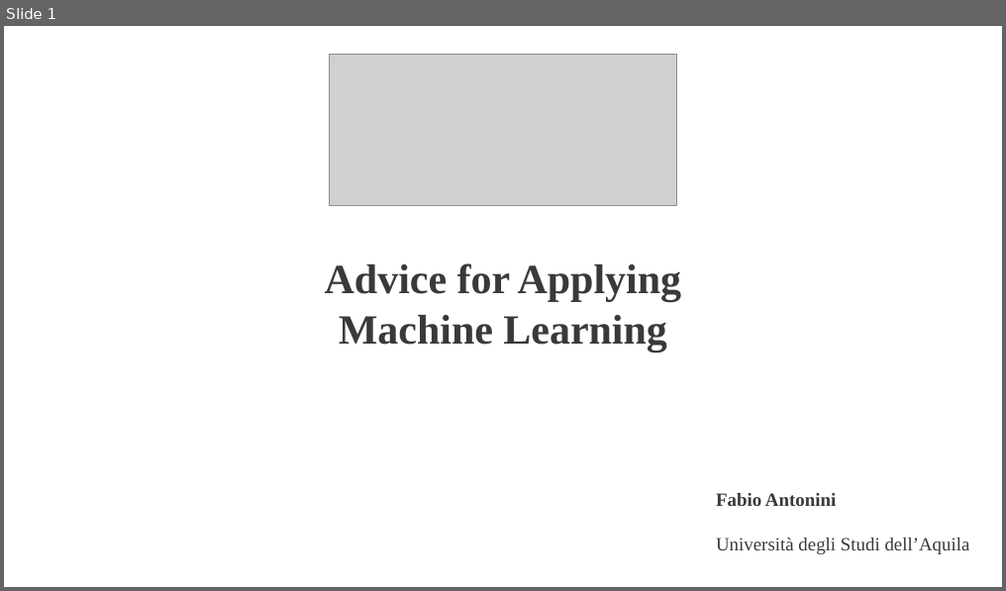
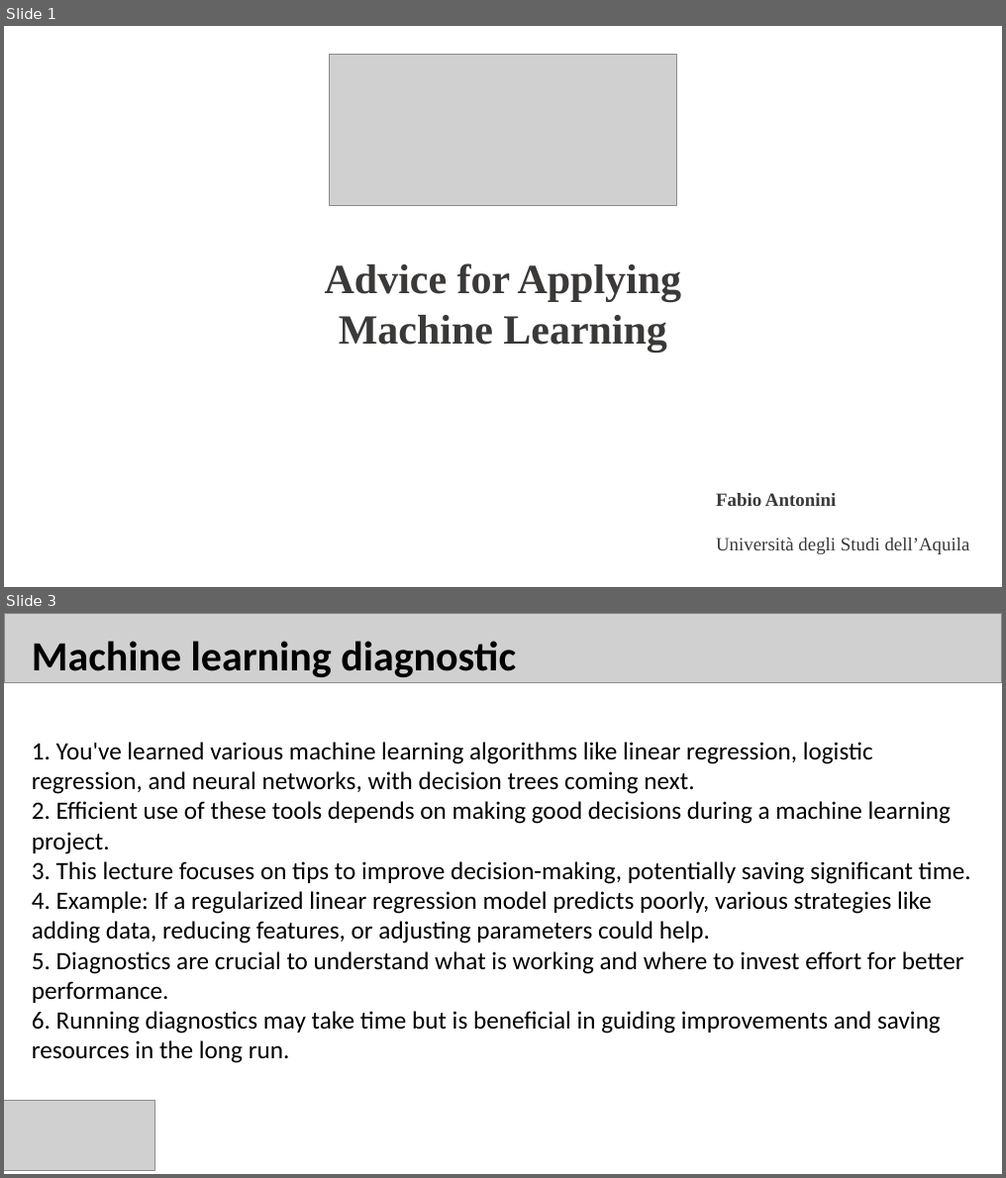
Before and after one commit to fabioantonini/introduction-machine-learning-for-engineers, a slide deck: Lectures/NeuralNetworks/w3/Slides/AdviceForApplyingMachineLearning.ppt. Shown one above the other, each under a label of ours: slide 1 before the commit, slides 1 and 3 after it; the slides between them are not shown. The pictures are 1006x591 and 1006x1178 pixels, drawn with LibreOffice and Linux fonts; fonts in the diff are those of the drawing; grey boxes stand for pictures; background and template pictures are left out. Boxes give left, top, right and bottom in pixels: in the first picture for what was removed or moved away, otherwise in the second. Text is boxed around its words. In the diff, an @@ line names an element or a change of style, - is before the commit and + after.

Commit message:
new slides AdviceForApplyingMachineLearning.ppt, added also the notebook ChatGPT-Prompting.ipynb

```diff
--- a/Lectures/NeuralNetworks/w3/Slides/AdviceForApplyingMachineLearning.ppt
+++ b/Lectures/NeuralNetworks/w3/Slides/AdviceForApplyingMachineLearning.ppt
@@ slide 3 added at box(4, 613, 1002, 1174), background #FFFFFF @@
@@ picture added at box(4, 613, 1001, 683) @@
@@ text added at box(32, 641, 516, 677), 40 pt, text #000000, bold @@
+Machine learning diagnostic
@@ text added at box(32, 742, 971, 1063), 24 pt, text #000000 @@
+1. You've learned various machine learning algorithms like linear regression, logistic regression, and neural networks, with decision trees coming next.
+2. Efficient use of these tools depends on making good decisions during a machine learning project.
+3. This lecture focuses on tips to improve decision-making, potentially saving significant time.
+4. Example: If a regularized linear regression model predicts poorly, various strategies like adding data, reducing features, or adjusting parameters could help.
+5. Diagnostics are crucial to understand what is working and where to invest effort for better performance.
+6. Running diagnostics may take time but is beneficial in guiding improvements and saving resources in the long run.
@@ picture added at box(4, 1100, 154, 1170) @@
```
Also in this commit, not shown: 9 other slides added, 1 slide removed, 2 other files.
